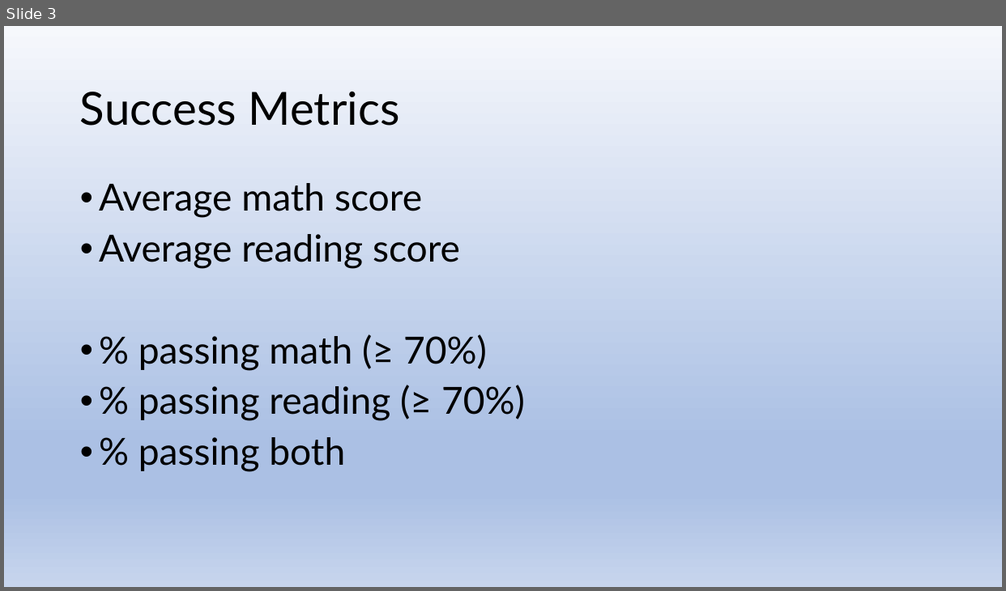
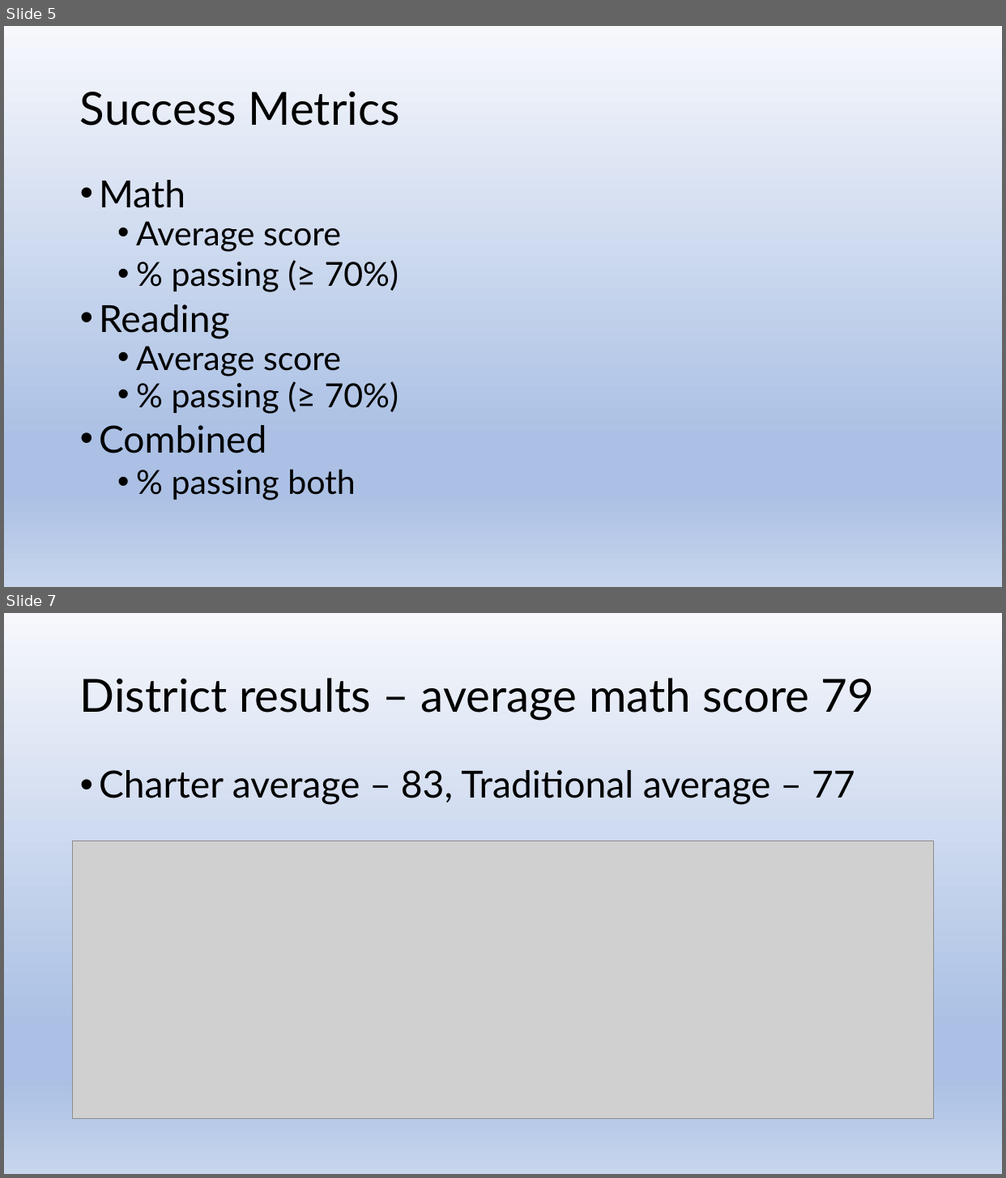
Before and after one commit to js816/tableau_school_district_analysis, a slide deck: School District Analysis.pptx. Shown one above the other, each under a label of ours: slide 3 before the commit, slides 5 and 7 after it; the slides between them are not shown. The pictures are 1006x591 and 1006x1178 pixels, drawn with LibreOffice and Linux fonts; fonts in the diff are those of the drawing; grey boxes stand for pictures. Boxes give left, top, right and bottom in pixels: in the first picture for what was removed or moved away, otherwise in the second. Text is boxed around its words. In the diff, an @@ line names an element or a change of style, - is before the commit and + after.

```diff
--- a/School District Analysis.pptx
+++ b/School District Analysis.pptx
@@ slide 7 added at (x1=4, y1=613, x2=1002, y2=1174), background gradient #F6F8FC to #ABC0E4 to #C7D5ED @@
@@ title added at (x1=80, y1=678, x2=874, y2=720), 44 pt, text #000000 @@
+District results – average math score 79
@@ text added at (x1=99, y1=770, x2=855, y2=805), 36 pt, text #000000 @@
+• Charter average – 83, Traditional average – 77
@@ picture added at (x1=73, y1=841, x2=934, y2=1119) @@
@@ what was slide 3 is now slide 5 @@
@@ slide 5 changed as well @@
@@ text at (x1=99, y1=180, x2=399, y2=454): text changed; size 36 to 32 pt @@
-• Average math score
-• Average reading score
-• % passing math (≥ 70%)
-• % passing reading (≥ 70%)
+• Math
+  • Average score
+  • % passing (≥ 70%)
+• Reading
+  • Average score
+  • % passing (≥ 70%)
+• Combined
@@ text at (x1=172, y1=469, x2=356, y2=500): size 36 to 32 pt in "% passing both"; list level 1 to 2 in "% passing both" @@
```
Also in this commit, not shown: 4 other slides changed, 20 other slides added, 1 slide removed, 1 other file.
